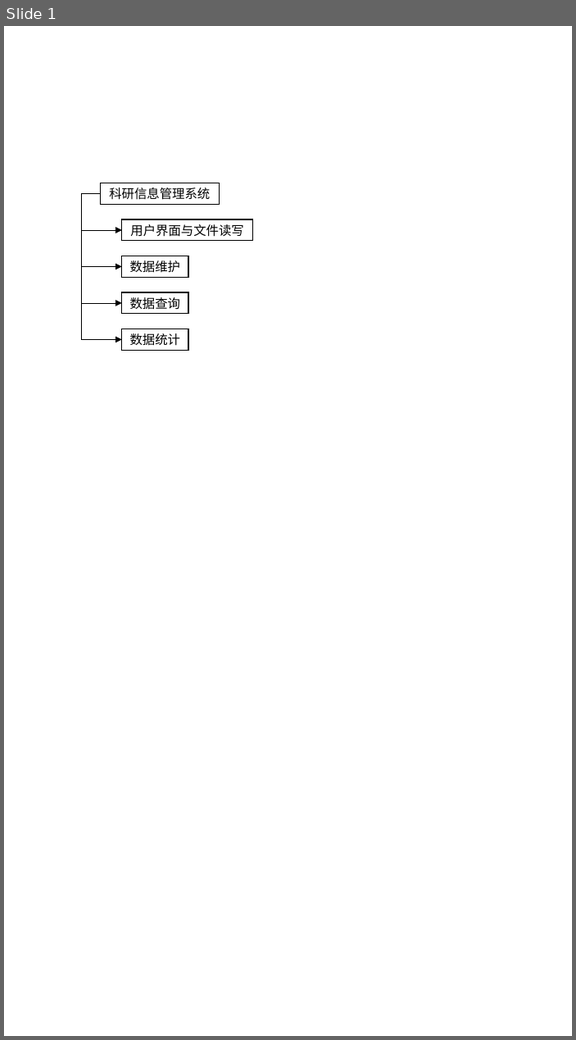
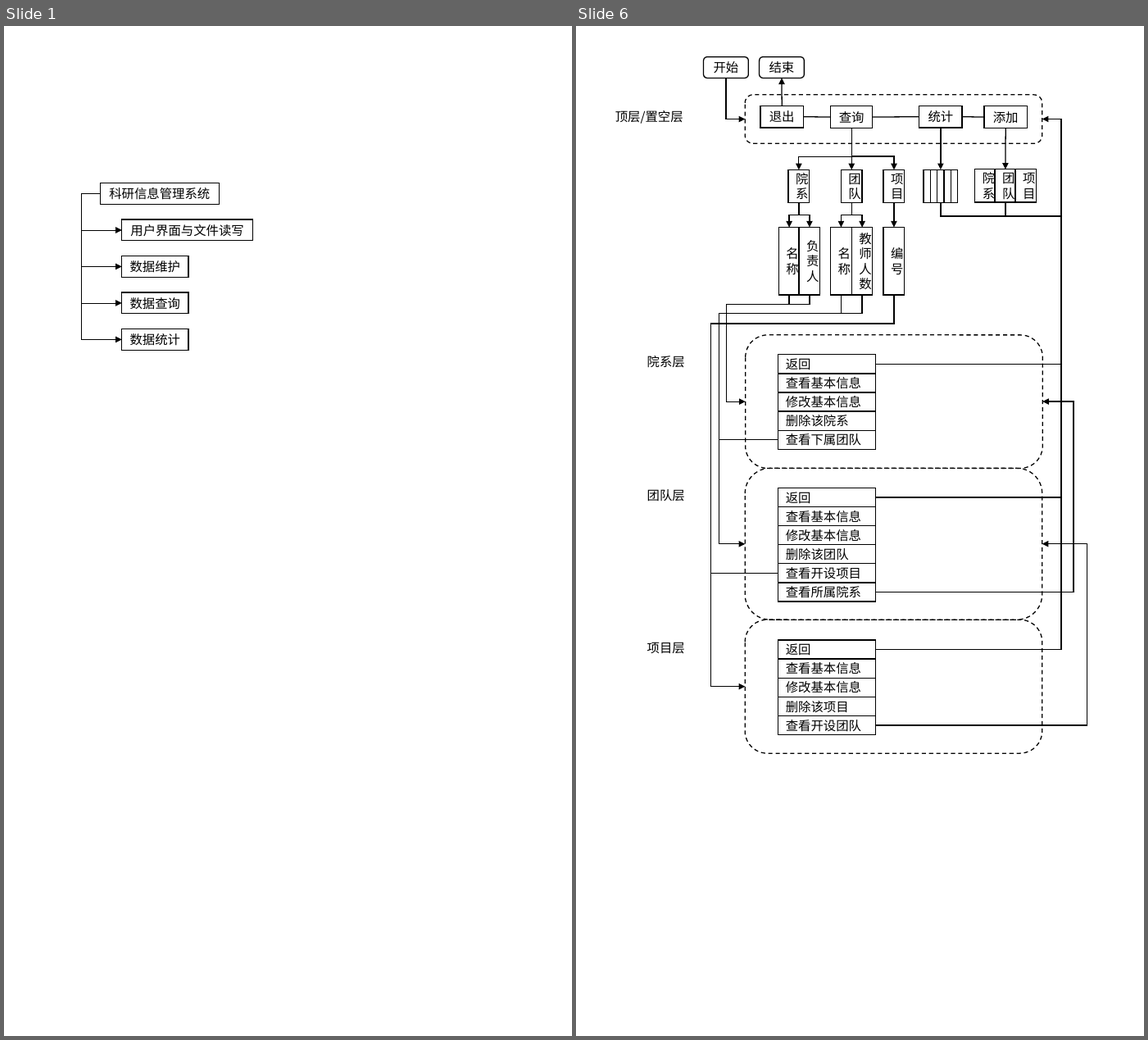
Before and after one commit to smdsbz/curriculum-design-1, a slide deck: Experiment_Report/drafts.pptx. Shown side by side, each under a label of ours: slide 1 before the commit, slides 1 and 6 after it; the slides between them are not shown. The pictures are 576x1040 and 1148x1040 pixels, drawn with LibreOffice and Linux fonts; fonts in the diff are those of the drawing. Boxes give left, top, right and bottom in pixels: in the first picture for what was removed or moved away, otherwise in the second. Text is boxed around its words. In the diff, an @@ line names an element or a change of style, - is before the commit and + after.

```diff
--- a/Experiment_Report/drafts.pptx
+++ b/Experiment_Report/drafts.pptx
@@ slide 6 added at (576,26,1144,1036), background #FFFFFF @@
@@ group added at (615,57,1088,753): 36 rectangles, 13 elbow arrows, 6 rounded rectangles, 6 lines, 5 arrows, 5 elbow lines, 4 texts @@
+退出
+查询
+统计
+院系
+团队
+项目
+名称
+负责人
+名称
+教师人数
+编号
+返回
+查看基本信息
+修改基本信息
+删除该院系
+查看下属团队
+返回
+查看基本信息
+修改基本信息
+删除该团队
+查看开设项目
+查看所属院系
+返回
+查看基本信息
+修改基本信息
+删除该项目
+查看开设团队
+顶层/置空层
+院系层
+团队层
+项目层
+开始
+结束
+添加
+院系
+团队
+项目
```
Also in this commit, not shown: 1 slide changed, 6 other slides added, 4 other files.
